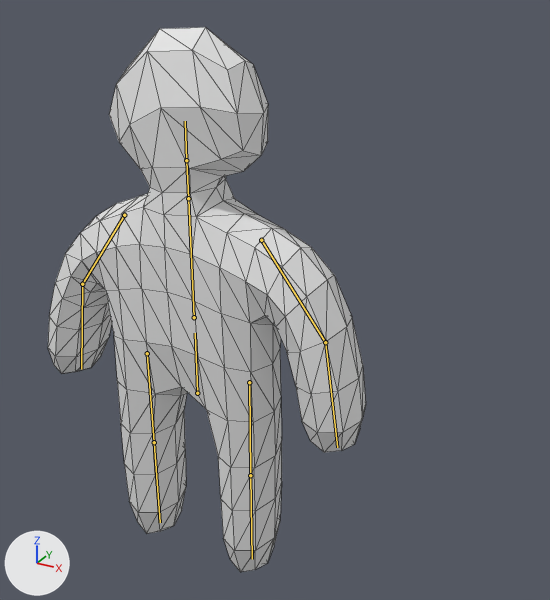
An edit to the glTF model models/parkour_guy.glb, drawn before and after from the same camera.
Rendered twice from a 50 mm lens placed at (1.8, -2.53, 1.3), pointed at (0.33, 0.16, -0.04). The lights are fixed; the arrows at lower left show +X, +Y and +Z. The first picture is the older version. The bones that bend it are drawn over the model as lines. Mesh edges are drawn as thin lines.

Objects in the first picture: 'ParkourGuy'.
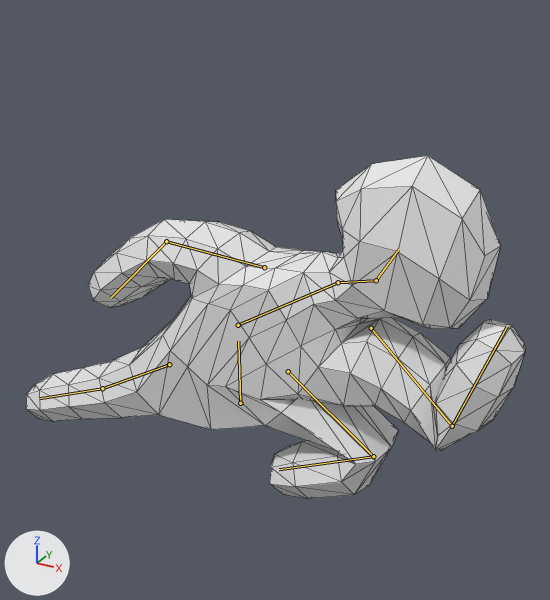
The newer file adds an action. The first version stands in its rest pose; the second is drawn at frame 48 of the action 'run'.

Where the change shows, as pixel boxes (x1, y1, x2, y2) in the pictures (550 x 600 px):
'ParkourGuy', posed (57% wider, 37% shorter): before (48, 27, 366, 572); after (26, 156, 525, 498)
bone 'root', root to tip: before (197, 393) to (195, 333); after (240, 403) to (238, 341)
bone 'back', root to tip: before (194, 317) to (188, 198); after (238, 325) to (338, 282)
bone 'neck', root to tip: before (188, 198) to (186, 160); after (338, 282) to (376, 280)
bone 'head', root to tip: before (186, 160) to (185, 121); after (376, 280) to (398, 249)
bone 'upper_arm.r', root to tip: before (261, 240) to (325, 342); after (371, 328) to (452, 426)
bone 'lower_arm.r', root to tip: before (325, 342) to (337, 447); after (452, 426) to (507, 326)
bone 'upper_arm.l', root to tip: before (124, 215) to (82, 284); after (264, 267) to (166, 241)
bone 'lower_arm.l', root to tip: before (82, 284) to (81, 369); after (166, 241) to (110, 298)
bone 'thigh.r', root to tip: before (249, 382) to (250, 475); after (288, 371) to (373, 456)
bone 'calf.r', root to tip: before (250, 475) to (252, 559); after (373, 456) to (279, 469)
bone 'thigh.l', root to tip: before (147, 353) to (154, 442); after (169, 364) to (102, 388)
bone 'calf.l', root to tip: before (154, 442) to (160, 522); after (102, 388) to (39, 398)

The edits, one by one:
Bone 'root' (bone_root) moves from (0.0, 0.0, 0.0) to (0.233, 0.015, 0.0).
Bone 'back' (bone_back) turns from (0, 0, 0) to (0, 0, -58) degrees about its own x, y and z.
Bone 'neck' (bone_neck) turns from (0, 0, 0) to (0, 0, -18) degrees about its own x, y and z.
Bone 'head' (bone_head) turns from (0, 0, 0) to (0, 0, 46) degrees about its own x, y and z.
Bone 'upper_arm.r' (bone_upper_arm_r) moves from (0.0, 0.0, 0.0) to (0.0, -0.21, 0.007).
Bone 'upper_arm.r' (bone_upper_arm_r) turns from (0, 0, 0) to (-67, 0, 0) degrees about its own x, y and z.
Bone 'lower_arm.r' (bone_lower_arm_r) turns from (0, 0, 0) to (-144, 0, 0) degrees about its own x, y and z.
Bone 'upper_arm.l' (bone_upper_arm_l) moves from (0.0, 0.0, 0.0) to (0.0, 0.017, 0.232).
Bone 'upper_arm.l' (bone_upper_arm_l) turns from (0, 0, 0) to (2, 0, 0) degrees about its own x, y and z.
Bone 'lower_arm.l' (bone_lower_arm_l) turns from (0, 0, 0) to (19, 0, 0) degrees about its own x, y and z.
Bone 'thigh.r' (bone_thigh_r) moves from (0.0, 0.0, 0.0) to (0.0, -0.089, 0.037).
Bone 'thigh.r' (bone_thigh_r) turns from (0, 0, 0) to (-53, 0, 0) degrees about its own x, y and z.
Bone 'calf.r' (bone_calf_r) turns from (0, 0, 0) to (117, 0, 0) degrees about its own x, y and z.
Bone 'thigh.l' (bone_thigh_l) moves from (0.0, 0.0, 0.0) to (0.0, 0.034, -0.102).
Bone 'thigh.l' (bone_thigh_l) turns from (0, 0, 0) to (-60, 0, 0) degrees about its own x, y and z.
Bone 'calf.l' (bone_calf_l) turns from (0, 0, 0) to (-8, 0, 0) degrees about its own x, y and z.
